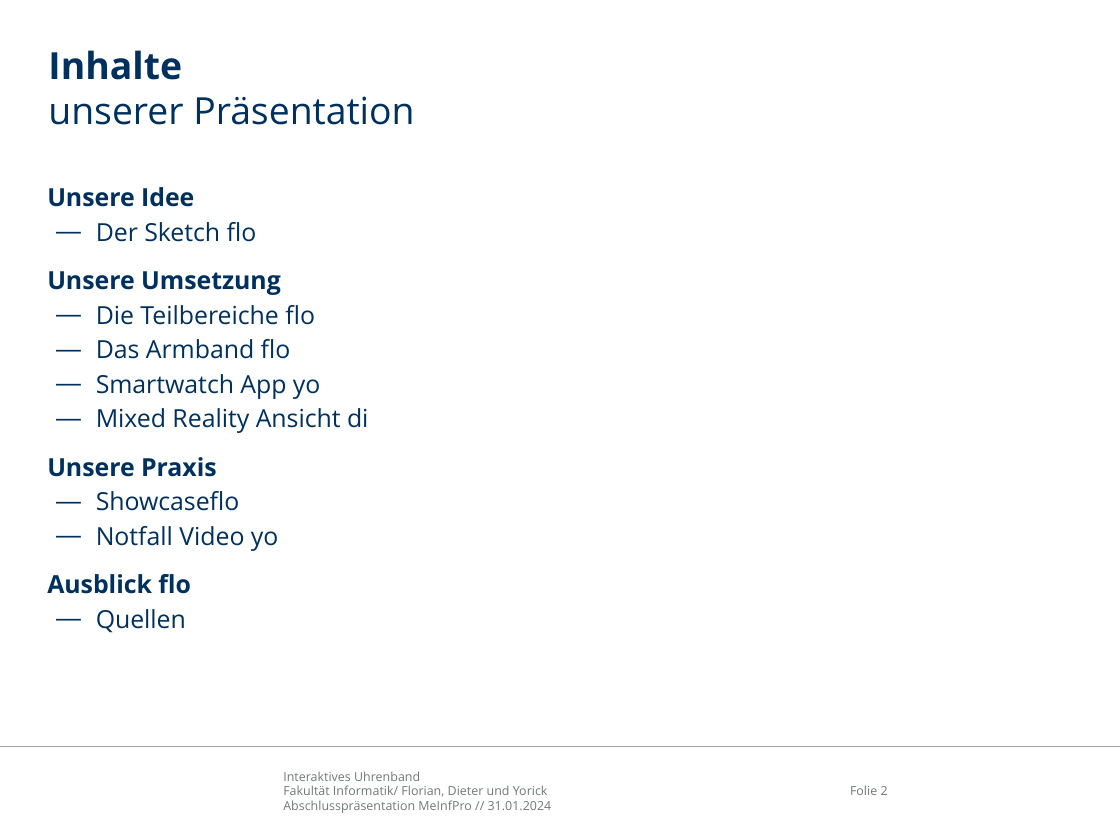
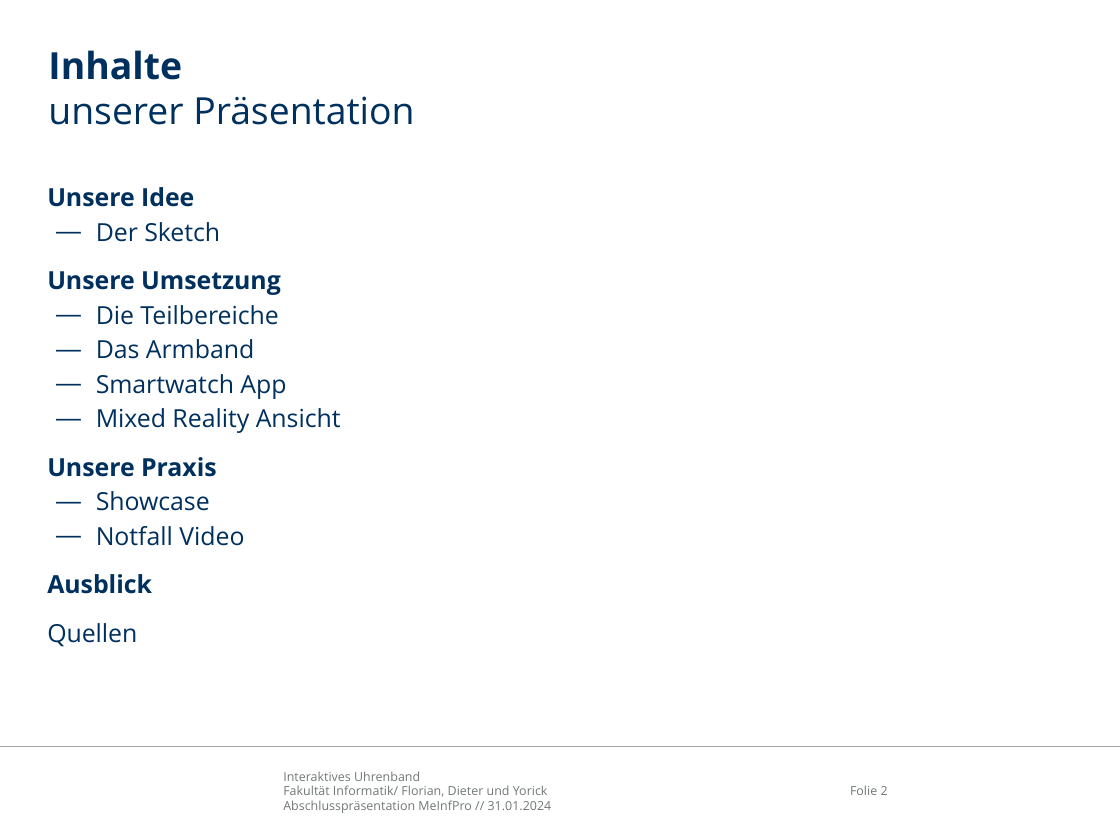
Before and after one commit to Avva-FR/StrapAR-Augmented-Smartwatch-Interface, a slide deck: slide 2 of doc/abschlusspraesentation/MeInfPro_Abschlusspräsentation_watch.pptx. Drawn at 1120x840 pixels with LibreOffice and Linux fonts; fonts in the diff are those of the drawing; background and template pictures are left out. Boxes give left, top, right and bottom in pixels: in the first picture for what was removed or moved away, otherwise in the second. Text is boxed around its words. In the diff, an @@ line names an element or a change of style, - is before the commit and + after.

Commit message:
updated Slides

```diff
--- a/doc/abschlusspraesentation/MeInfPro_Abschlusspräsentation_watch.pptx
+++ b/doc/abschlusspraesentation/MeInfPro_Abschlusspräsentation_watch.pptx
@@ text at [96, 222, 220, 242]: text changed @@
-  — Der Sketch flo
+  — Der Sketch
@@ text at [96, 305, 341, 433]: text changed @@
-  — Die Teilbereiche flo
-  — Das Armband flo
-  — Smartwatch App yo
-  — Mixed Reality Ansicht di
+  — Die Teilbereiche
+  — Das Armband
+  — Smartwatch App
+  — Mixed Reality Ansicht
@@ text at [47, 491, 244, 594]: text changed @@
-  — Showcaseflo
-  — Notfall Video yo
-Ausblick flo
+  — Showcase
+  — Notfall Video
+Ausblick
@@ text at [47, 623, 137, 647]: bullet — to none; list level 2 to 1 in "Quellen" @@
```
Also in this commit, not shown: 4 other slides changed, 2 slides added, 2 slides removed.
